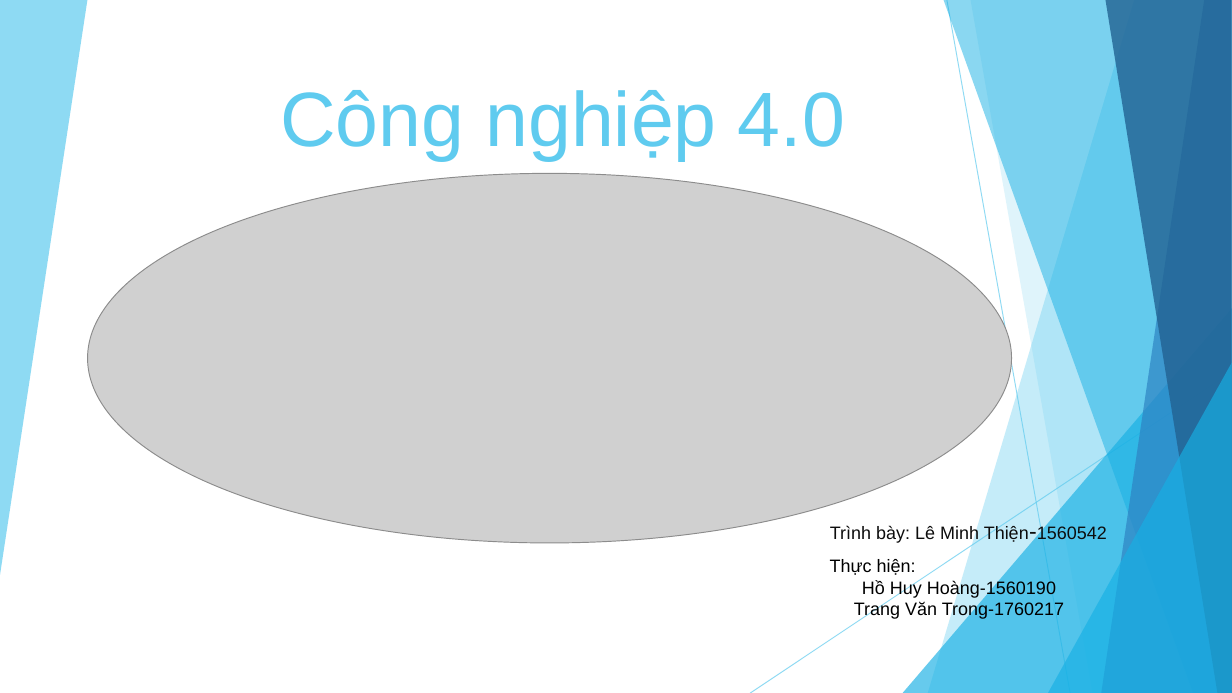
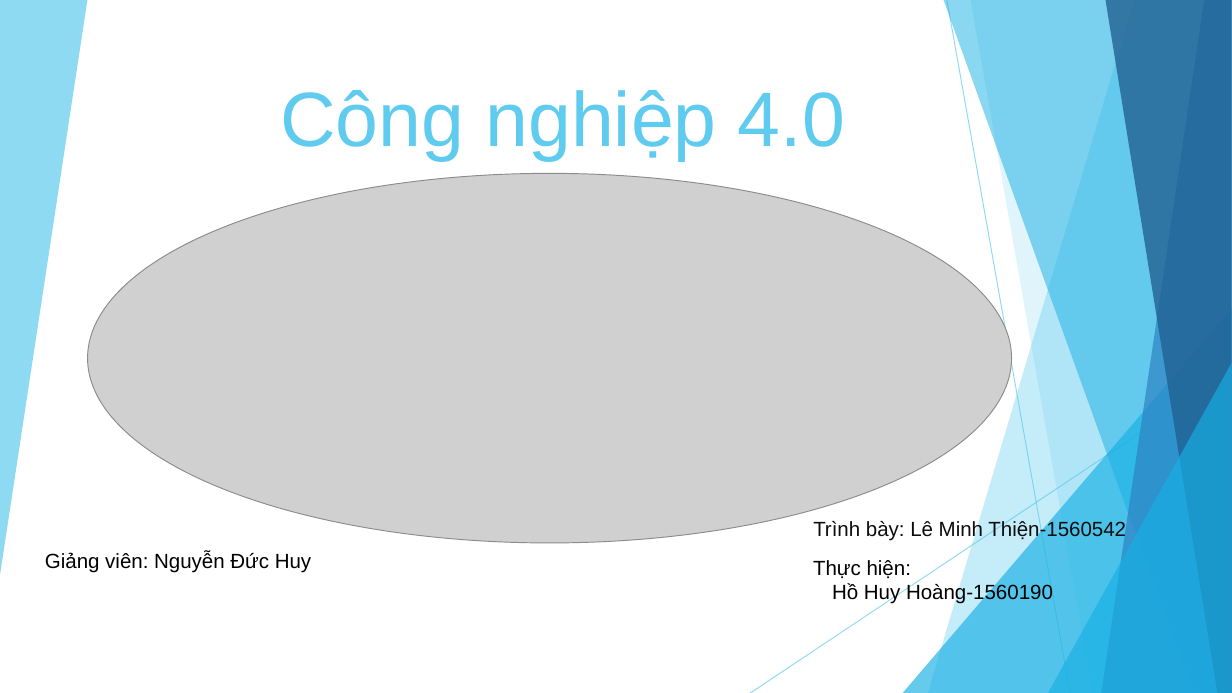
Before and after one commit to knst18ck2/KNST, a slide deck: slide 1 of Báo cáo.pptx. Drawn at 1232x693 pixels with LibreOffice and Linux fonts; fonts in the diff are those of the drawing; grey boxes stand for pictures. Boxes give left, top, right and bottom in pixels: in the first picture for what was removed or moved away, otherwise in the second. Text is boxed around its words. In the diff, an @@ line names an element or a change of style, - is before the commit and + after.

```diff
--- a/Báo cáo.pptx
+++ b/Báo cáo.pptx
@@ subtitle "Trình bày: Lê Minh Thiện-1560542": place and size @@
-subtitle "Trình bày: Lê Minh Thiện-1560542" at box(830, 525, 1107, 543)
+subtitle "Trình bày: Lê Minh Thiện-1560542" at box(813, 520, 1126, 541)
@@ subtitle "Trình bày: Lê Minh Thiện-1560542" at box(813, 520, 1126, 541): size 14 to 16 pt; size 18 to 16 pt in "Thiện-1560542" @@
@@ text added at box(45, 551, 311, 572), 16 pt, text #000000 @@
+Giảng viên: Nguyễn Đức Huy
@@ text "Thực hiện:": place and size @@
-text "Thực hiện:" at box(830, 559, 1064, 620)
+text "Thực hiện:" at box(813, 560, 1053, 604)
@@ text "Thực hiện:" at box(813, 560, 1053, 604): size 14 to 16 pt @@
@@ text at box(854, 602, 1064, 620): paragraph removed @@
-Trang Văn Trong-1760217
```
Also in this commit, not shown: 1 other slide changed, 1 slide added.
